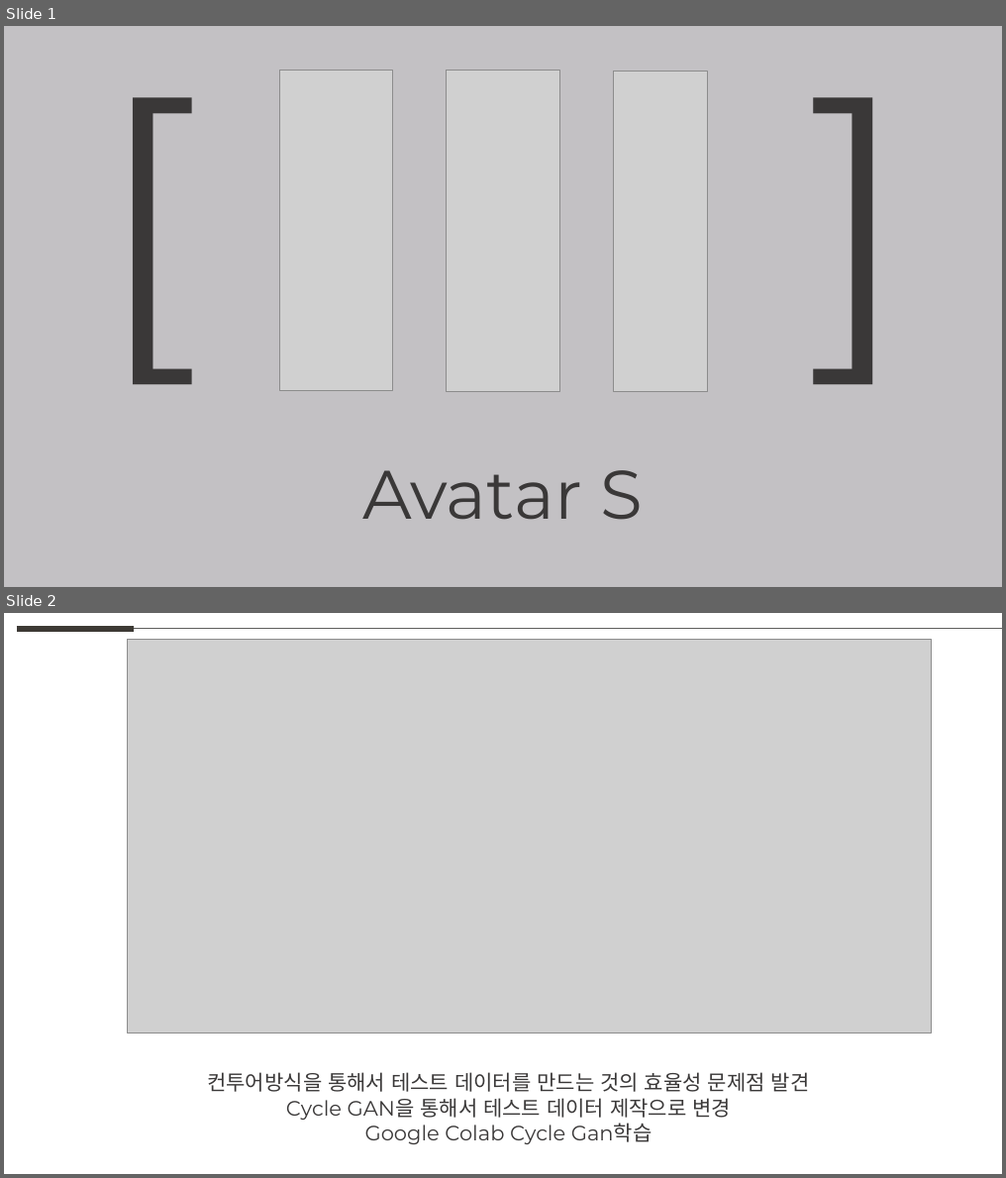
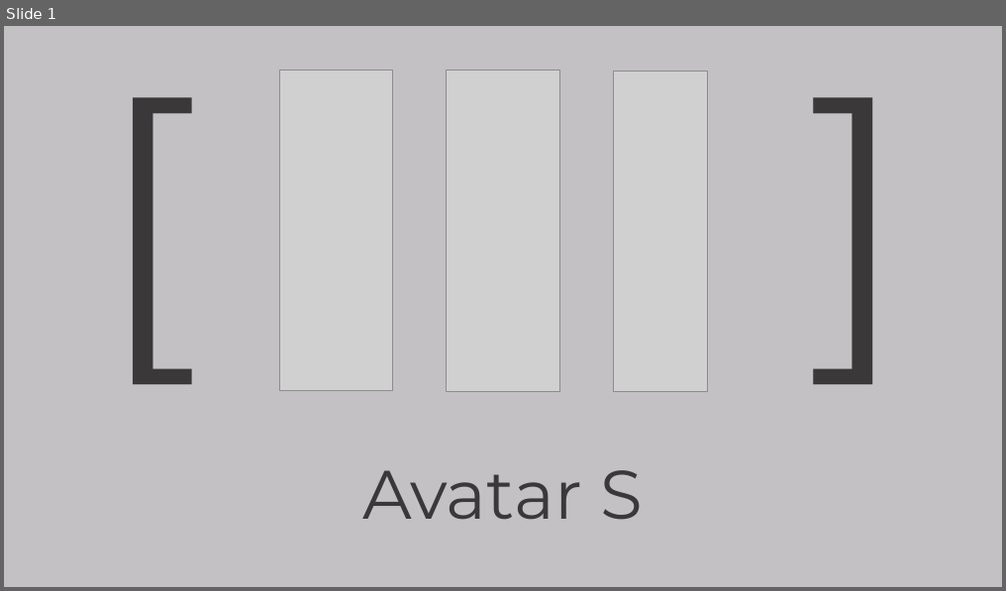
Before and after one commit to weaknessHero/Project_AvatarS, a slide deck: 발표자료/업데이트/LJHPPT.pptx. Shown one above the other, each under a label of ours: slides 1 and 2 before the commit, slide 1 after it. The pictures are 1006x1178 and 1006x591 pixels, drawn with LibreOffice and Linux fonts; fonts in the diff are those of the drawing; grey boxes stand for pictures. Boxes give left, top, right and bottom in pixels: in the first picture for what was removed or moved away, otherwise in the second. Text is boxed around its words. In the diff, an @@ line names an element or a change of style, - is before the commit and + after.

```diff
--- a/발표자료/업데이트/LJHPPT.pptx
+++ b/발표자료/업데이트/LJHPPT.pptx
@@ slide 2 removed at (x1=4, y1=613, x2=1002, y2=1174), background #FFFFFF @@
@@ line removed from (17, 629) to (135, 629) @@
@@ picture removed at (x1=128, y1=640, x2=932, y2=1034) @@
@@ line removed from (135, 629) to (1002, 629) @@
@@ text removed at (x1=207, y1=1072, x2=810, y2=1145) @@
-컨투어방식을 통해서 테스트 데이터를 만드는 것의 효율성 문제점 발견
-Cycle GAN을 통해서 테스트 데이터 제작으로 변경
-Google Colab Cycle Gan학습
```
Also in this commit, not shown: 1 slide added, 4 other files.
